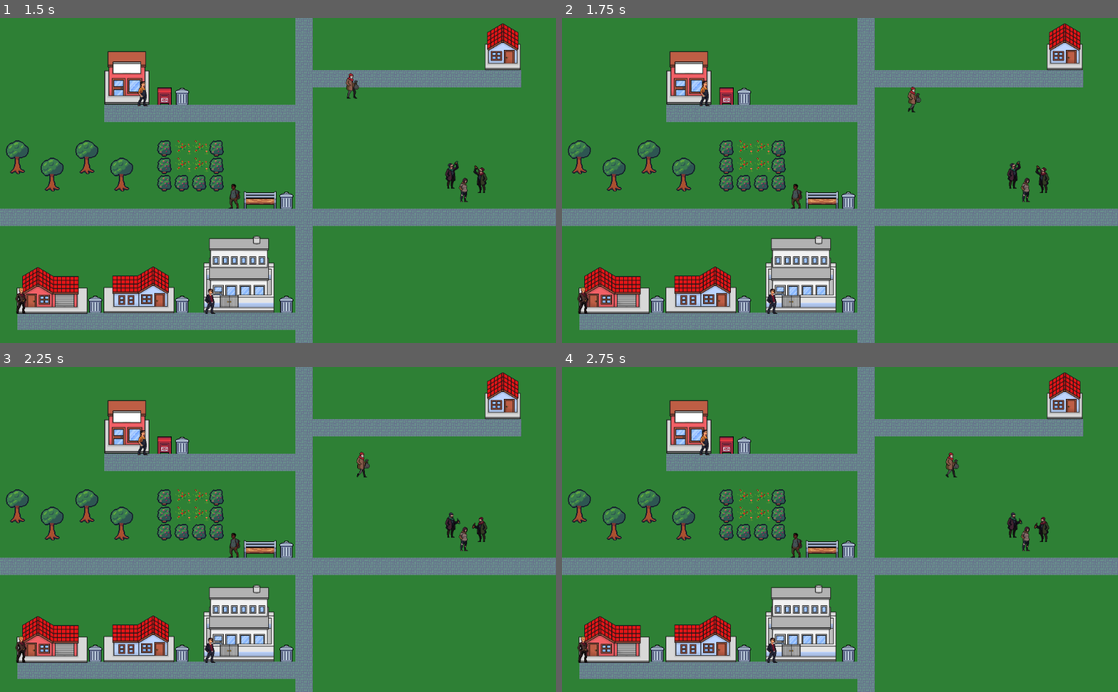
Above: before the commit, frames 1-4 (two rows, left to right).
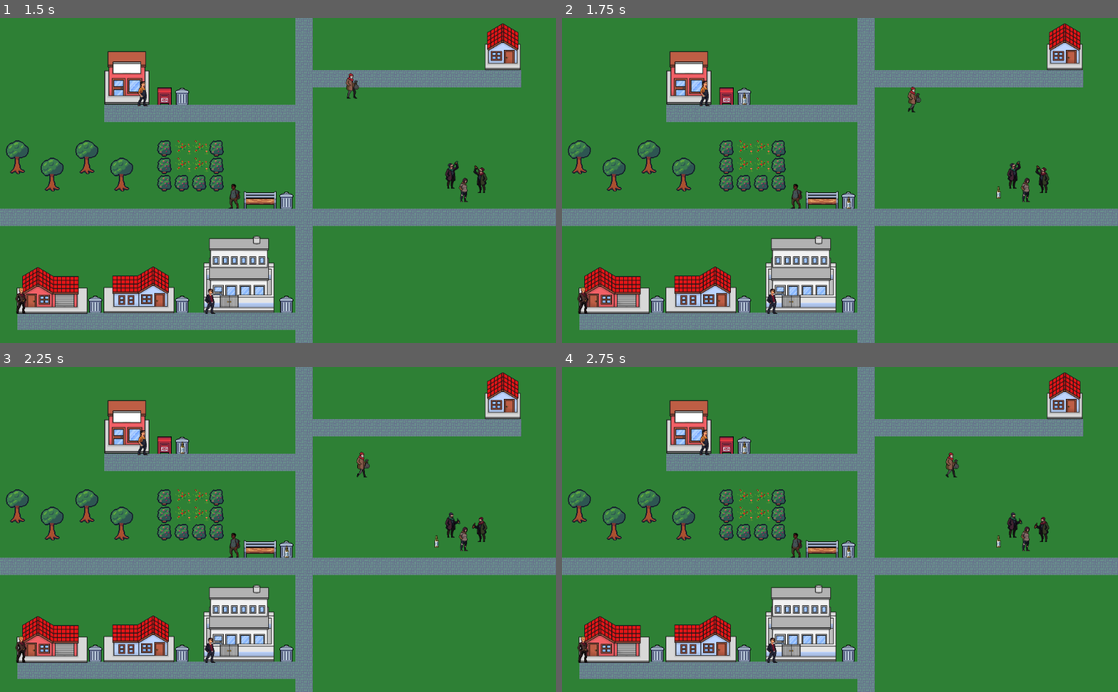
Above: after the commit, the same moments.

Repository: MakeKato/pulsu-king
Game: Godot game, scene res://World0.tscn
Two runs of this game, one before a commit and one after it. Both use one fixed random seed, a clock stepped at 60 frames per second and the inputs below.
Inputs:
- Up to frame 1 (1.5 s): tap Enter at 0.5 s; hold Right (ui_right) 0.53-1.28 s; hold Down (ui_down) from 1.28 s (still down)
- Up to frame 2 (1.75 s): keep holding Down (ui_down)
- Up to frame 3 (2.25 s): release Down (ui_down) at 2.03 s; hold Right (ui_right) from 2.03 s (still down)
- Up to frame 4 (2.75 s): keep holding Right (ui_right)

Frame 1 is identical in both runs. In frame 2, less than 0.1% of the frame differs, in the area x 32-79%, y 22-59%; in frame 3, less than 0.1%; in frame 4, less than 0.1%.

Commit message:
Bottlespawn, collect

Diff:
--- a/Bottle.tscn
+++ b/Bottle.tscn
@@ -1,18 +1,23 @@
-[gd_scene load_steps=3 format=2]
+[gd_scene load_steps=4 format=2]
 
 [ext_resource path="res://art/recycle_items.png" type="Texture" id=1]
+[ext_resource path="res://scripts/bottle.gd" type="Script" id=2]
 
 [sub_resource type="AtlasTexture" id=1]
 flags = 4
 atlas = ExtResource( 1 )
 region = Rect2( 286, 12, 18, 50 )
 
-[node name="Bottle" type="Node"]
+[node name="Bottle" type="Area2D"]
+collision_layer = 2
+script = ExtResource( 2 )
 
-[node name="StaticBody2D" type="StaticBody2D" parent="."]
+[node name="Sprite" type="Sprite" parent="."]
+scale = Vector2( 0.45, 0.45 )
+texture = SubResource( 1 )
 
-[node name="CollisionPolygon2D" type="CollisionPolygon2D" parent="StaticBody2D"]
+[node name="CollisionPolygon2D" type="CollisionPolygon2D" parent="."]
+scale = Vector2( 0.5, 0.5 )
 polygon = PoolVector2Array( -2, -24, 3, -24, 4, -23, 4, -21, 3, -20, 3, -18, 4, -17, 4, -10, 8, -4, 8, 24, 6, 25, -7, 25, -8, 24, -8, -4, -5, -8, -5, -10, -4, -11, -4, -17, -3, -18, -3, -20, -4, -21, -4, -23 )
 
-[node name="Sprite" type="Sprite" parent="."]
-texture = SubResource( 1 )
+[connection signal="body_entered" from="." to="." method="_on_Bottle_body_entered"]
--- a/World0.tscn
+++ b/World0.tscn
@@ -19,6 +19,8 @@
 [ext_resource path="res://getajob.gd" type="Script" id=17]
 [ext_resource path="res://TransfW2.gd" type="Script" id=18]
 [ext_resource path="res://transfW0toW32.gd" type="Script" id=19]
+[ext_resource path="res://scripts/SpawnManager.gd" type="Script" id=20]
+[ext_resource path="res://Bottle.tscn" type="PackedScene" id=21]
 
 [sub_resource type="CapsuleShape2D" id=3]
 radius = 14.2858
@@ -275,5 +277,9 @@
 position = Vector2( 8, 27 )
 shape = SubResource( 11 )
 
+[node name="Bottles" type="Node2D" parent="."]
+script = ExtResource( 20 )
+bottle_scene = ExtResource( 21 )
+
 [connection signal="body_entered" from="Area2D" to="Area2D" method="_on_Area2D_body_entered"]
 [connection signal="body_exited" from="Area2D" to="Area2D" method="_on_Area2D_body_exited"]
--- a/getajob.gd
+++ b/getajob.gd
@@ -7,12 +7,14 @@
 
 func _on_Area2D_body_entered(body):
 	print("Body entered:", body.name)  # Debugging
-	if body.name == "Hero":  # Ensure the player's node name is "Hero"
+
+	if body.is_in_group("Player"):  # Detect by group, not by name
 		speech_bubble.visible = true
-		speech_bubble.play("default")  # Replace "default" with your animation name
+		speech_bubble.play("default")  # Replace with your animation name
 
 func _on_Area2D_body_exited(body):
 	print("Body exited:", body.name)  # Debugging
-	if body.name == "Hero":
+
+	if body.is_in_group("Player"):  # Detect by group, not by name
 		speech_bubble.stop()
 		speech_bubble.visible = false
--- a/hero/hero.tscn
+++ b/hero/hero.tscn
@@ -249,14 +249,15 @@
 
 [node name="KinematicBody2D" type="KinematicBody2D" groups=["Player"]]
 scale = Vector2( 0.7, 0.7 )
+collision_mask = 2
 script = ExtResource( 4 )
 
-[node name="AnimatedSprite" type="AnimatedSprite" parent="."]
+[node name="AnimatedSprite" type="AnimatedSprite" parent="." groups=["Player"]]
 frames = SubResource( 17 )
 animation = "die"
 frame = 11
 
-[node name="CollisionShape2D" type="CollisionShape2D" parent="."]
+[node name="CollisionShape2D" type="CollisionShape2D" parent="." groups=["Player"]]
 position = Vector2( -7, 34 )
 rotation = 1.5708
 shape = SubResource( 18 )
--- a/scripts/SpawnManager.gd
+++ b/scripts/SpawnManager.gd
@@ -1,16 +1,42 @@
-extends Node
+extends Node2D
 
+export(PackedScene) var bottle_scene
+export(float) var spawn_interval_min = 1.0
+export(float) var spawn_interval_max = 3.0
+export(int) var spawn_amount_min = 1
+export(int) var spawn_amount_max = 5
 
-# Declare member variables here. Examples:
-# var a = 2
-# var b = "text"
+onready var spawn_points = []
+var spawn_timer = null
 
+func _ready():
+	# Collect all spawn points in the group
+	spawn_points = get_tree().get_nodes_in_group("BottleSpawnPoints")
+	if spawn_points.empty():
+		print("No spawn points found in group 'BottleSpawnPoints'")
+		return
 
-# Called when the node enters the scene tree for the first time.
-func _ready():
-	pass # Replace with function body.
+	# Start spawning bottles
+	start_spawning()
 
+func start_spawning():
+	spawn_timer = Timer.new()
+	spawn_timer.wait_time = rand_range(spawn_interval_min, spawn_interval_max)
+	spawn_timer.one_shot = true
+	spawn_timer.connect("timeout", self, "_on_spawn_timer_timeout")
+	add_child(spawn_timer)
+	spawn_timer.start()
 
-# Called every frame. 'delta' is the elapsed time since the previous frame.
-#func _process(delta):
-#	pass
+func _on_spawn_timer_timeout():
+	spawn_bottles()
+	start_spawning()  # Restart timer for next spawn
+
+func spawn_bottles():
+	var spawn_count = spawn_amount_min + randi() % (spawn_amount_max - spawn_amount_min + 1)  # ✅ Works in Godot 3.6
+	for _i in range(spawn_count):
+		if spawn_points.empty():
+			break
+		var random_spawn_point = spawn_points[randi() % spawn_points.size()]
+		var bottle_instance = bottle_scene.instance()
+		bottle_instance.global_position = random_spawn_point.global_position
+		get_parent().add_child(bottle_instance)
--- a/scripts/bottle.gd
+++ b/scripts/bottle.gd
@@ -1,16 +1,10 @@
-extends Node
+extends Area2D  # ✅ Root node must be Area2D
 
+func _on_Bottle_body_entered(body):
+	if body.is_in_group("Player"):  # ✅ Use "Player" group instead of name
+		print("Player detected!")
+		collect()
 
-# Declare member variables here. Examples:
-# var a = 2
-# var b = "text"
-
-
-# Called when the node enters the scene tree for the first time.
-func _ready():
-	pass # Replace with function body.
-
-
-# Called every frame. 'delta' is the elapsed time since the previous frame.
-#func _process(delta):
-#	pass
+func collect():
+	print("Bottle collected!")  # Debug message
+	queue_free()  # Removes the bottle from the scene
Not shown: 1 places in World0.tscn that only renumber resources
